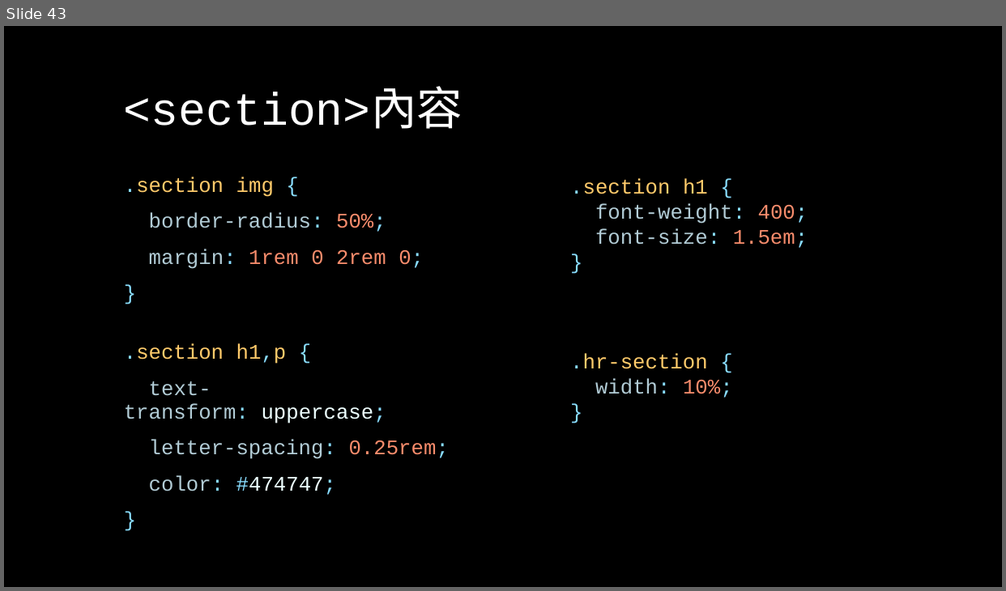
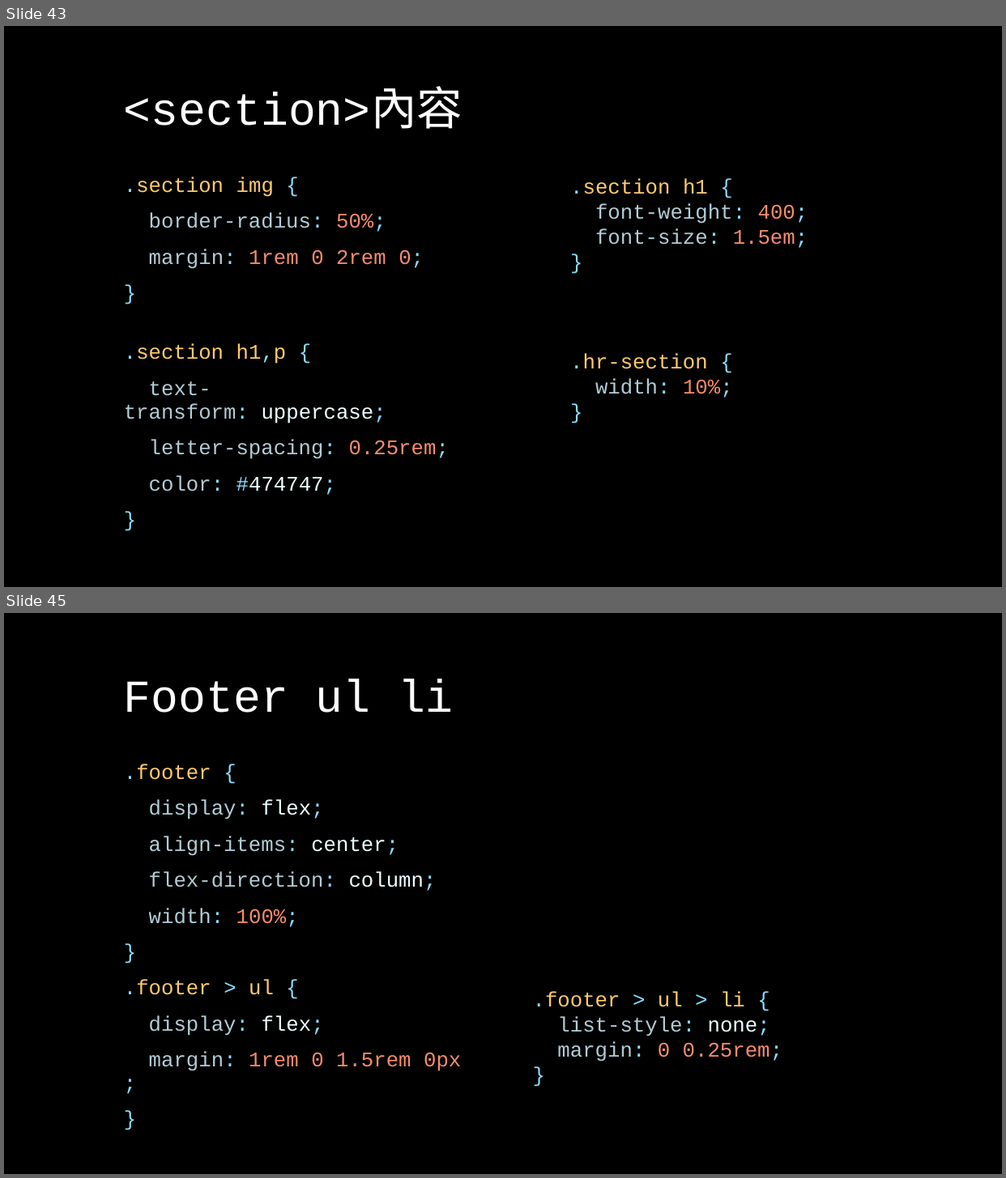
Before and after one commit to Alicexdcw/FrontEndTutorial, a slide deck: sidle-project-porfit.pptx. Shown one above the other, each under a label of ours: slide 43 before the commit, slides 43 and 45 after it; the slides between them are not shown. The pictures are 1006x591 and 1006x1178 pixels, drawn with LibreOffice and Linux fonts; fonts in the diff are those of the drawing. Boxes give left, top, right and bottom in pixels: in the first picture for what was removed or moved away, otherwise in the second. Text is boxed around its words. In the diff, an @@ line names an element or a change of style, - is before the commit and + after.

```diff
--- a/sidle-project-porfit.pptx
+++ b/sidle-project-porfit.pptx
@@ slide 45 added at bbox=[4, 613, 1002, 1174], background #EFEDE3; not listed: 2 template elements that a slide beside it also shows @@
@@ title added at bbox=[124, 679, 454, 713], 44 pt, text #FFFFFF @@
+Footer ul li
@@ text added at bbox=[124, 764, 461, 1071], 20 pt, text #B2CCD6 @@
+.footer {
+display: flex;
+align-items: center;
+flex-direction: column;
+width: 100%;
+}
+.footer > ul {
+display: flex;
+margin: 1rem 0 1.5rem 0px;
+}
@@ text added at bbox=[533, 992, 782, 1062], 20 pt, text #B2CCD6 @@
+.footer > ul > li {
+list-style: none;
+margin: 0 0.25rem;
+}
```
Also in this commit, not shown: 3 slides changed, 2 other slides added, 5 other files.
